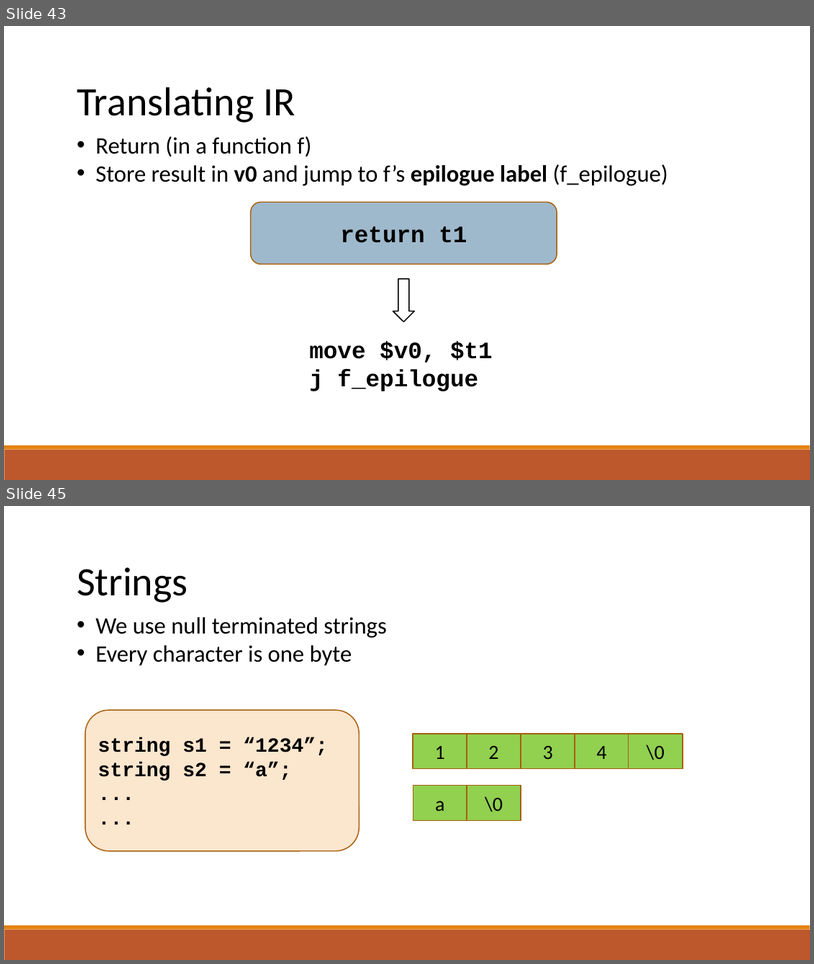
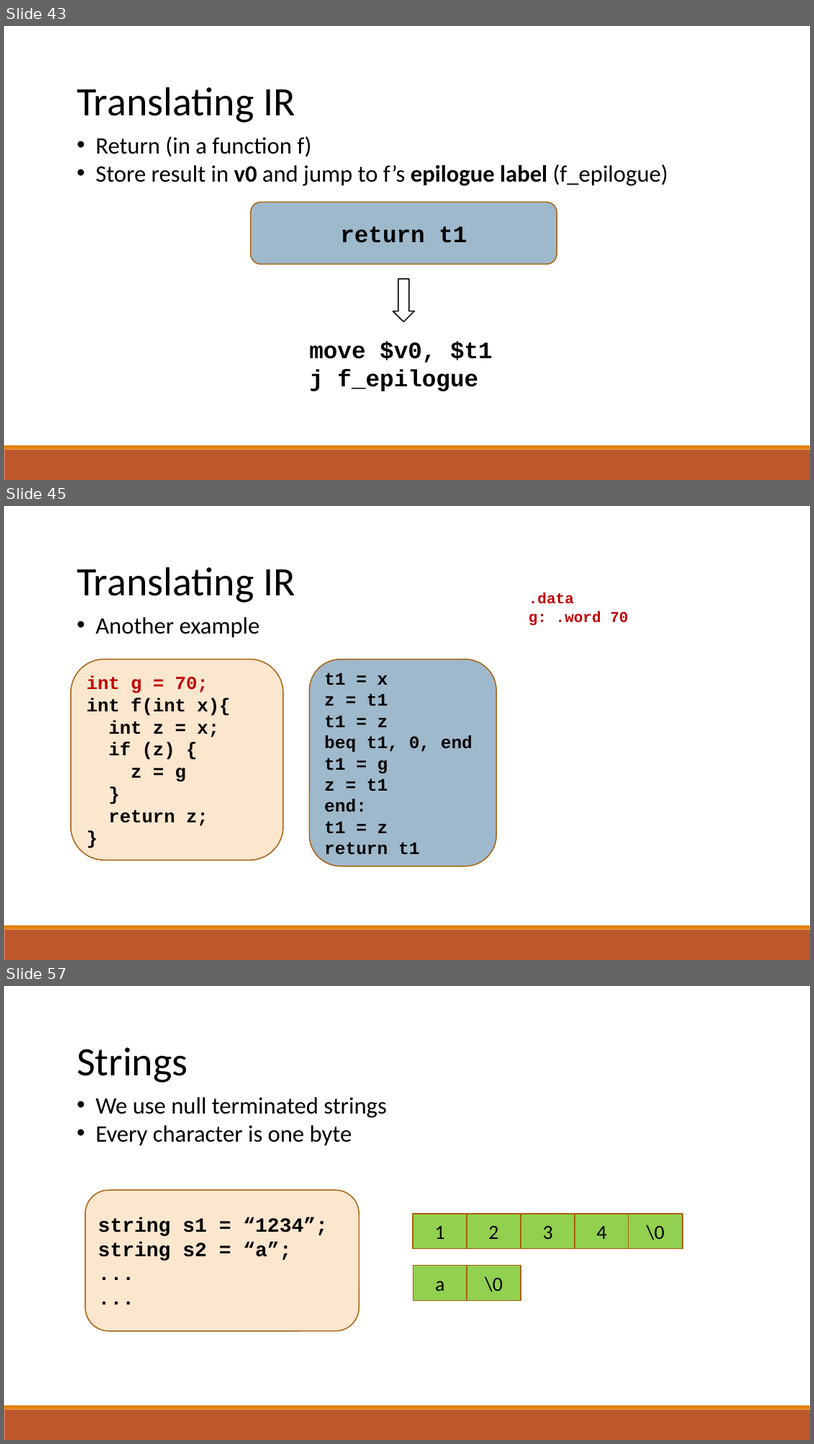
Before and after one commit to raghadzeidan/COMPILATION_TAU_FOR_STUDENTS, a slide deck: new_slides/codegen.pptx. Shown one above the other, each under a label of ours: slides 43 and 45 before the commit, slides 43, 45 and 57 after it; the slides between them are not shown. The pictures are 814x964 and 814x1444 pixels, drawn with LibreOffice and Linux fonts; fonts in the diff are those of the drawing. Boxes give left, top, right and bottom in pixels: in the first picture for what was removed or moved away, otherwise in the second. Text is boxed around its words. In the diff, an @@ line names an element or a change of style, - is before the commit and + after.

```diff
--- a/new_slides/codegen.pptx
+++ b/new_slides/codegen.pptx
@@ slide 45 added at (4,506,810,960), background #FFFFFF; not listed: 2 template elements that a slide beside it also shows @@
@@ text added at (77,567,295,602), 48 pt, text #000000 @@
+Translating IR
@@ text added at (529,592,628,626), 18 pt, text #C00000, bold @@
+.data
+g: .word 70
@@ text added at (95,617,260,638), 28 pt, text #000000 @@
+• Another example
@@ rounded rectangle added at (71,659,283,860), fill #FBE6CE, outline #A9610D 1.25 pt, 22 pt, text #000000, bold @@
+int g = 70;
+int f(int x){
+int z = x;
+if (z) {
+z = g
+}
+return z;
+}
@@ rounded rectangle added at (309,659,496,866), fill #40749B at 50% opacity, outline #A9610D 1.25 pt, 21 pt, text #000000, bold @@
+t1 = x
+z = t1
+t1 = z
+beq t1, 0, end
+t1 = g
+z = t1
+end:
+t1 = z
+return t1
@@ what was slide 45 is now slide 57 @@
```
Also in this commit, not shown: 6 slides changed, 11 other slides added, 1 other file.
